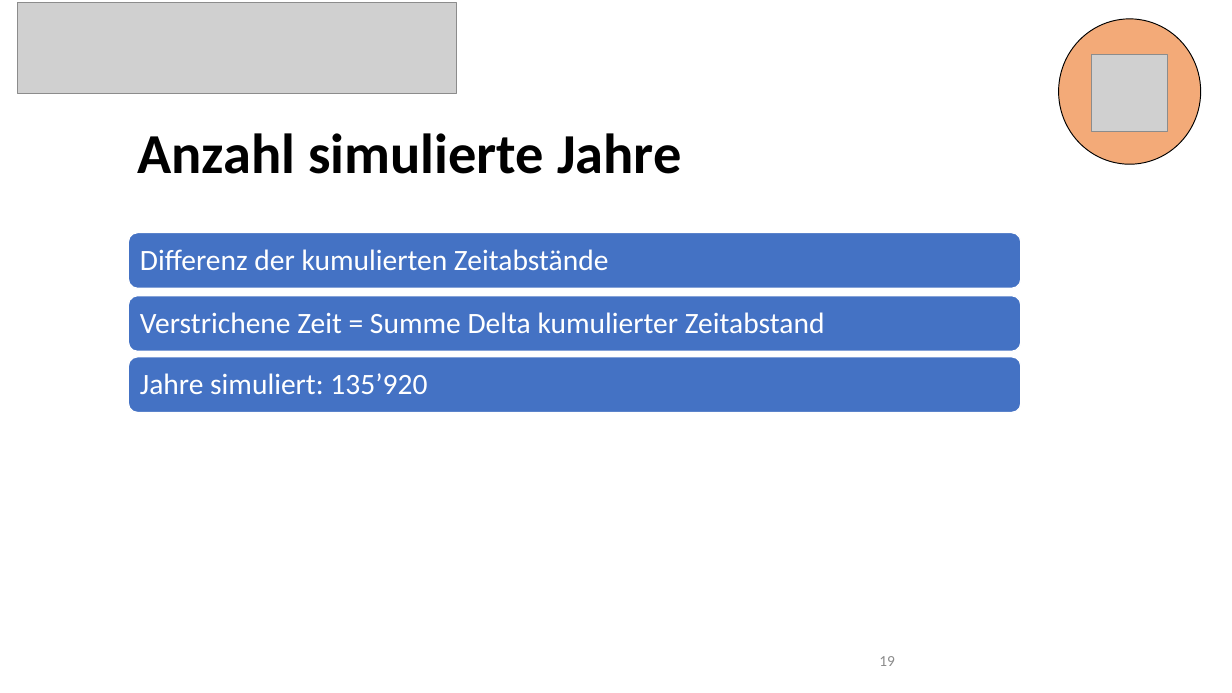
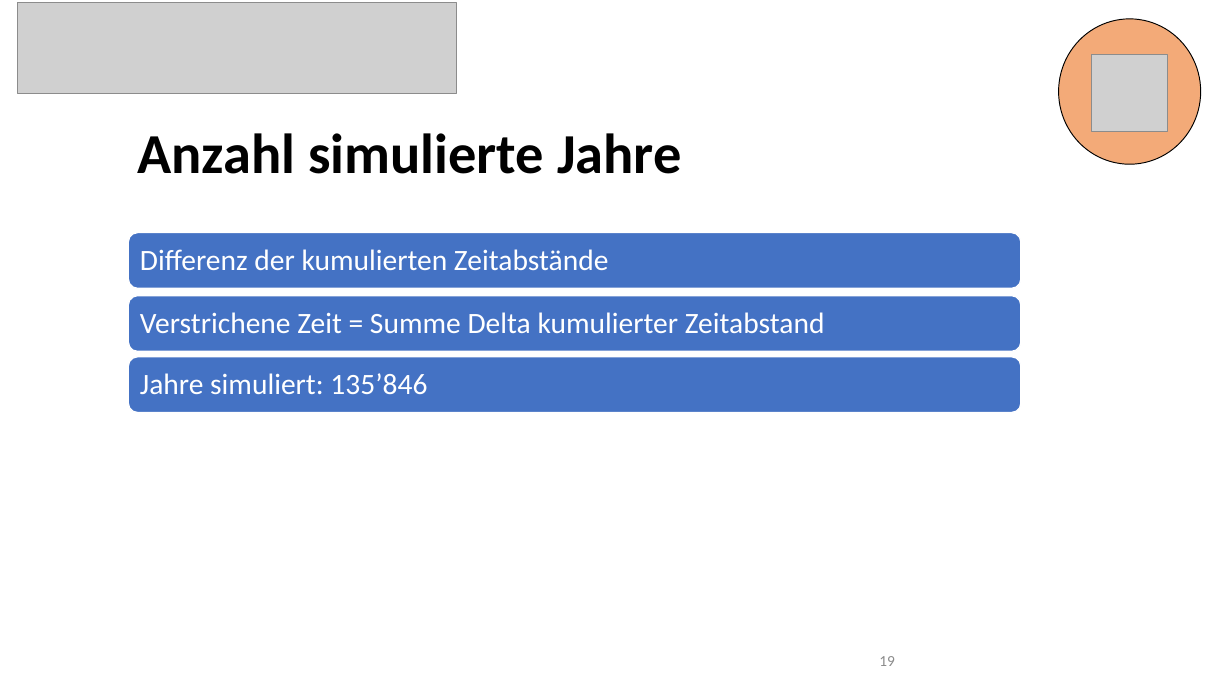
Before and after one commit to 7ben18/FHNW_Steinschlagrisiko, a slide deck: slide 19 of Praesentation/Steinschlagrisiko_Präsentation.pptx. Drawn at 1232x693 pixels with LibreOffice and Linux fonts; fonts in the diff are those of the drawing; grey boxes stand for pictures. Boxes give left, top, right and bottom in pixels: in the first picture for what was removed or moved away, otherwise in the second. Text is boxed around its words. In the diff, an @@ line names an element or a change of style, - is before the commit and + after.

```diff
--- a/Praesentation/Steinschlagrisiko_Präsentation.pptx
+++ b/Praesentation/Steinschlagrisiko_Präsentation.pptx
@@ text at box(140, 373, 427, 394): text changed @@
-Jahre simuliert: 135’920
+Jahre simuliert: 135’846
```
Also in this commit, not shown: 4 other slides changed, 1 other file.
